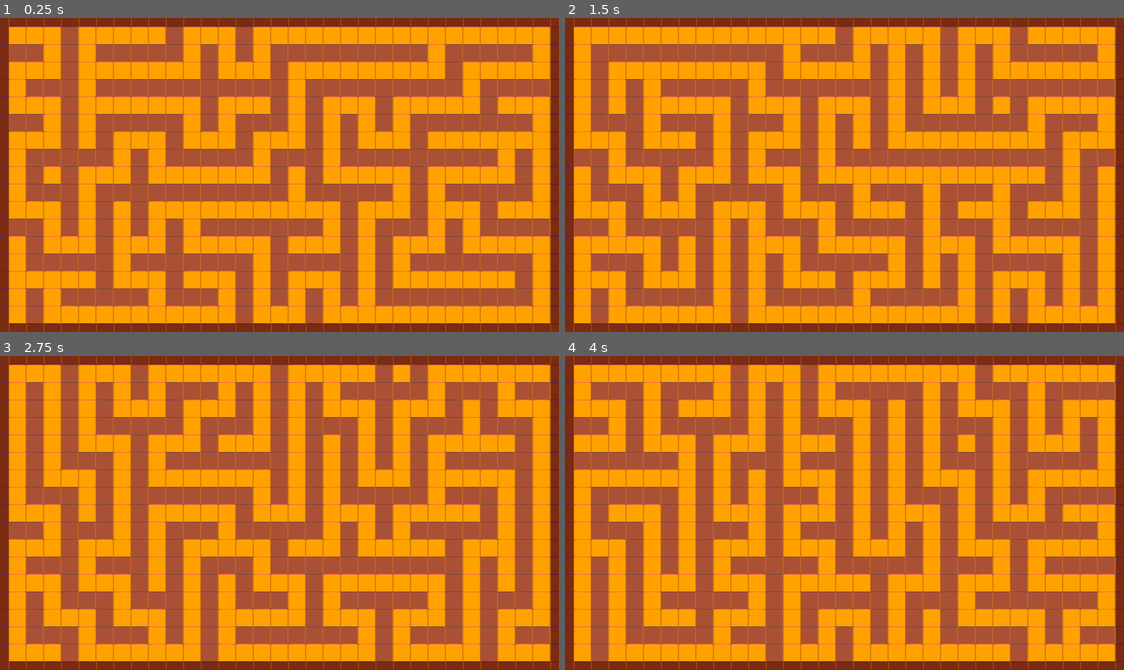
Above: before the commit, frames 1-4 (two rows, left to right).
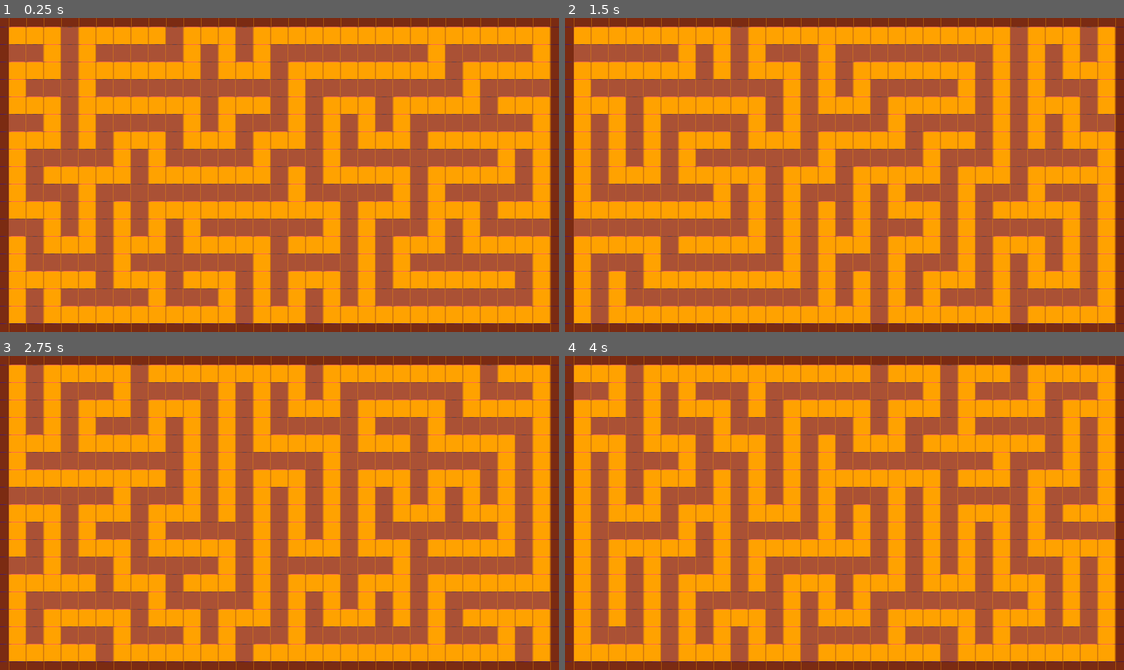
Above: after the commit, the same moments.

Repository: DeybisMelendez/maze-generator-godot
Game: Godot game, scene res://maze_generator.tscn
Two runs of this game, one before a commit and one after it. Both use one fixed random seed, a clock stepped at 60 frames per second and the inputs below.
Inputs:
- Up to frame 1 (0.25 s): no input
- Up to frame 2 (1.5 s): tap Enter (ui_accept) at 0.5, 1.35 s; hold Enter (ui_accept) 0.53-1.28 s
- Up to frame 3 (2.75 s): tap Enter (ui_accept) at 1.52, 1.82 s; hold Enter (ui_accept) from 2.03 s (still down)
- Up to frame 4 (4 s): release Enter (ui_accept) at 2.78 s; tap Enter (ui_accept) at 2.85, 3.02, 3.32 s; hold Enter (ui_accept) from 3.53 s (still down)

The runs differ from the first frame. In frame 1, 0.2% of the frame differs, in the area x 10-15%, y 47-53%; in frame 2, 23%, in the area x 1-99%, y 2-98%; in frame 3, 23%; in frame 4, 23%.

Commit message:
Update maze_generator.gd

Diff:
--- a/maze_generator.gd
+++ b/maze_generator.gd
@@ -56,7 +56,7 @@
 	#get cells
 	cells = get_used_cells_by_id(PATH_ID)
 	#generate maze
-	while visited_cells.size() < cells.size() - 1:
+	while visited_cells.size() < cells.size():
 		var neighbours = neighbours_have_not_been_visited(current_cell)
 		if neighbours.size() > 0:
 			var random_neighbour = neighbours[randi()%neighbours.size()]
